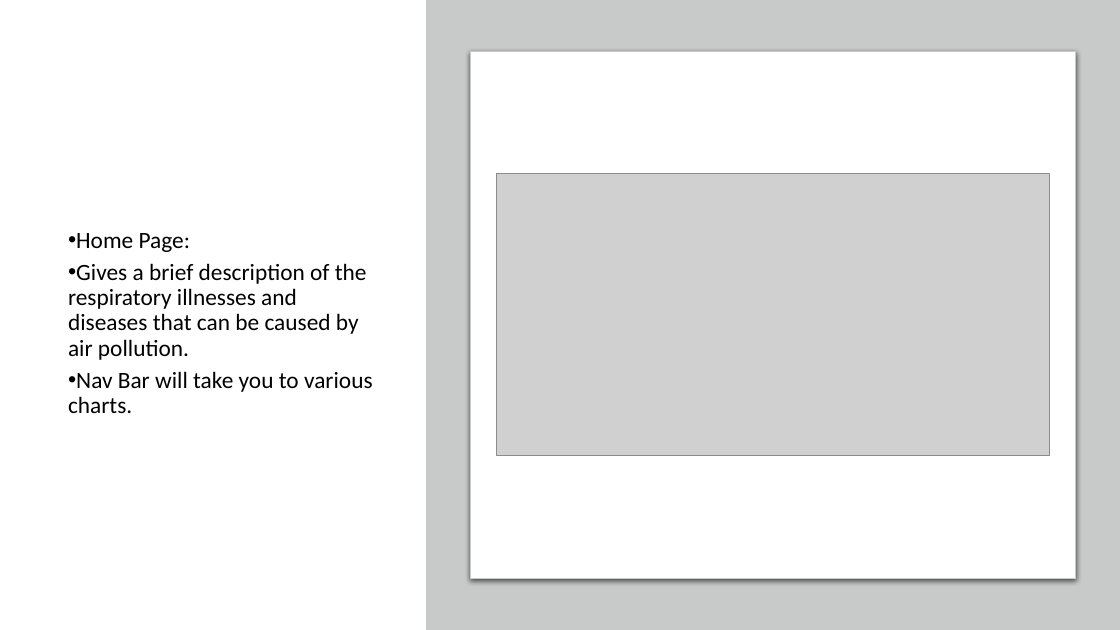
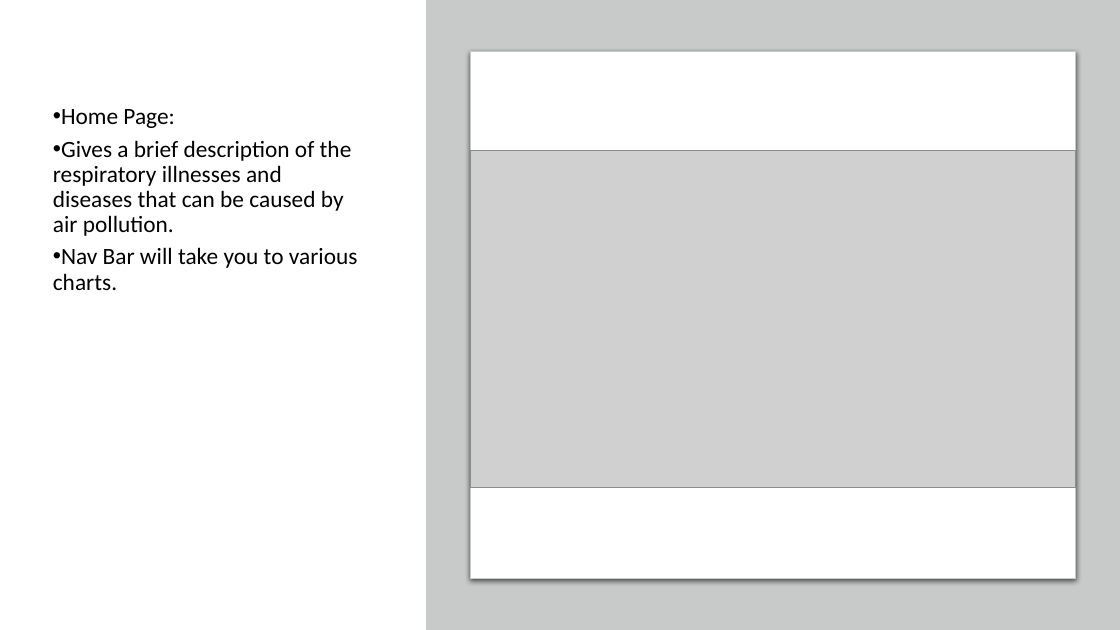
Before and after one commit to arianajoslyn/Air-Pollution-Effects-on-the-Respiratory-System, a slide deck: slide 2 of Air Pollution and Respiratory Diseases_TEMPLATE.pptx. Drawn at 1120x630 pixels with LibreOffice and Linux fonts; fonts in the diff are those of the drawing; grey boxes stand for pictures. Boxes give left, top, right and bottom in pixels: in the first picture for what was removed or moved away, otherwise in the second. Text is boxed around its words. In the diff, an @@ line names an element or a change of style, - is before the commit and + after.

Commit message:
changes to the powerpoint images

```diff
--- a/Air Pollution and Respiratory Diseases_TEMPLATE.pptx
+++ b/Air Pollution and Respiratory Diseases_TEMPLATE.pptx
@@ text "Home Page:": place and size @@
-text "Home Page:" at (68,233,373,413)
+text "Home Page:" at (53,109,358,290)
@@ picture: place and size @@
-picture at (497,174,1049,456)
+picture at (471,150,1075,488)
```
Also in this commit, not shown: 3 other slides changed, 4 other files.
